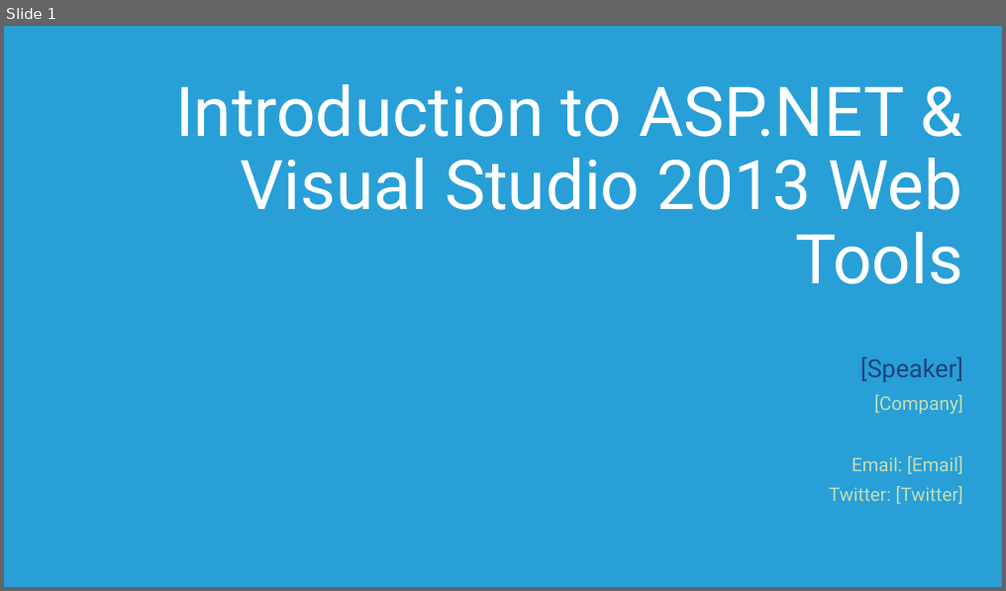
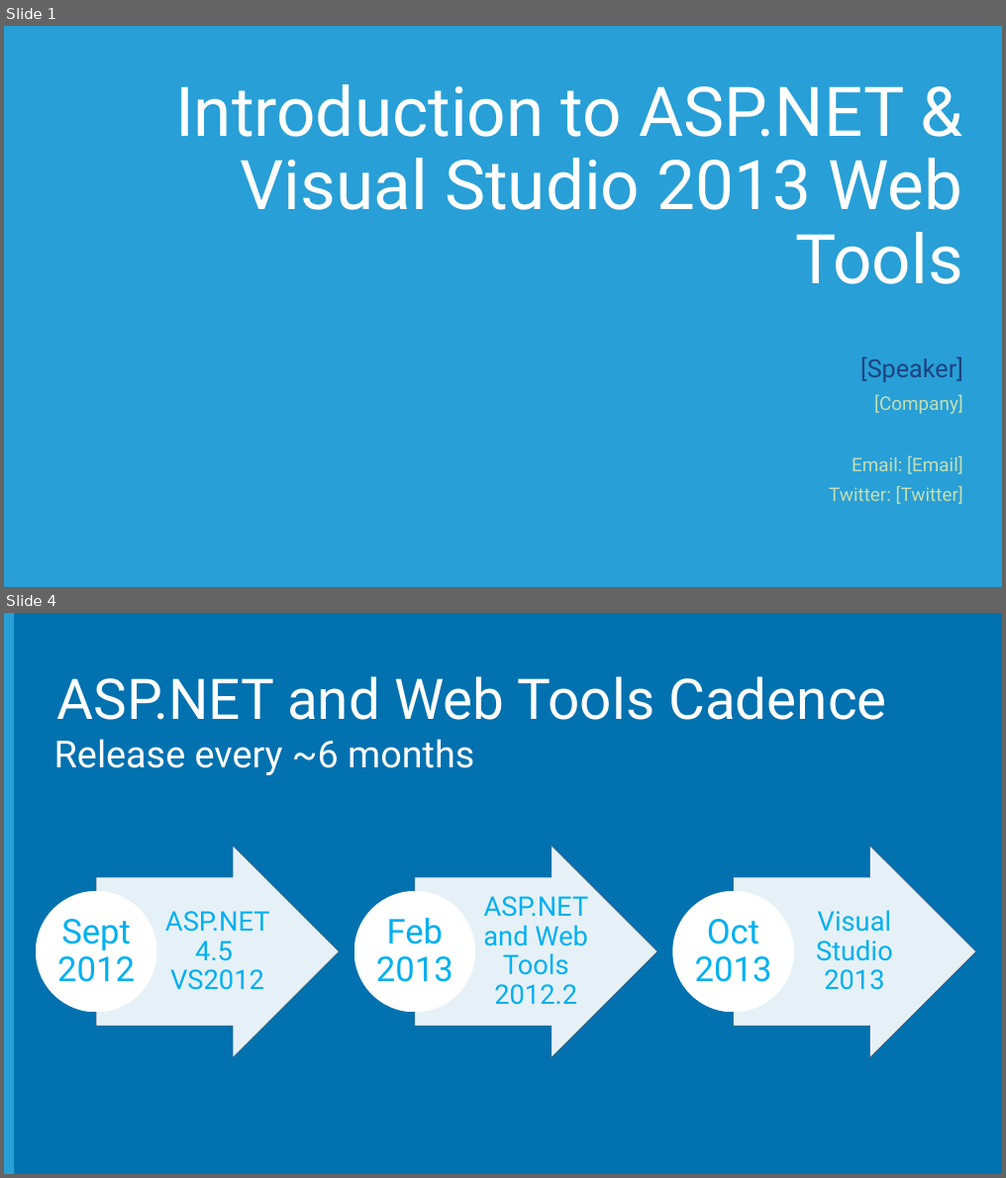
Before and after one commit to Microsoft-Web/DECK-ASPNET-and-VS-Web-Tooling, a slide deck: 2-ASPNET-and-VS-Web-Tooling.pptx. Shown one above the other, each under a label of ours: slide 1 before the commit, slides 1 and 4 after it; the slides between them are not shown. The pictures are 1006x591 and 1006x1178 pixels, drawn with LibreOffice and Linux fonts; fonts in the diff are those of the drawing; background and template pictures are left out. Boxes give left, top, right and bottom in pixels: in the first picture for what was removed or moved away, otherwise in the second. Text is boxed around its words. In the diff, an @@ line names an element or a change of style, - is before the commit and + after.

```diff
--- a/2-ASPNET-and-VS-Web-Tooling.pptx
+++ b/2-ASPNET-and-VS-Web-Tooling.pptx
@@ slide 4 added at bbox=[4, 613, 1002, 1174], background #0171B0 @@
@@ rectangle added at bbox=[4, 613, 14, 1174], fill #289FD7 @@
@@ title added at bbox=[57, 676, 887, 720], 54 pt, text #FFFFFF @@
+ASP.NET and Web Tools Cadence
@@ text added at bbox=[54, 739, 474, 775], 36 pt, text #FFFFFF @@
+Release every ~6 months
@@ group added at bbox=[36, 846, 976, 1058]: 6 texts, 3 right arrows, 3 ellipses @@
+ASP.NET 4.5
+VS2012
+Sept 2012
+ASP.NET and Web Tools 2012.2
+Feb 2013
+Visual Studio 2013
+Oct
+2013
```
Also in this commit, not shown: 5 slides changed, 13 other slides added, 13 slides removed.
